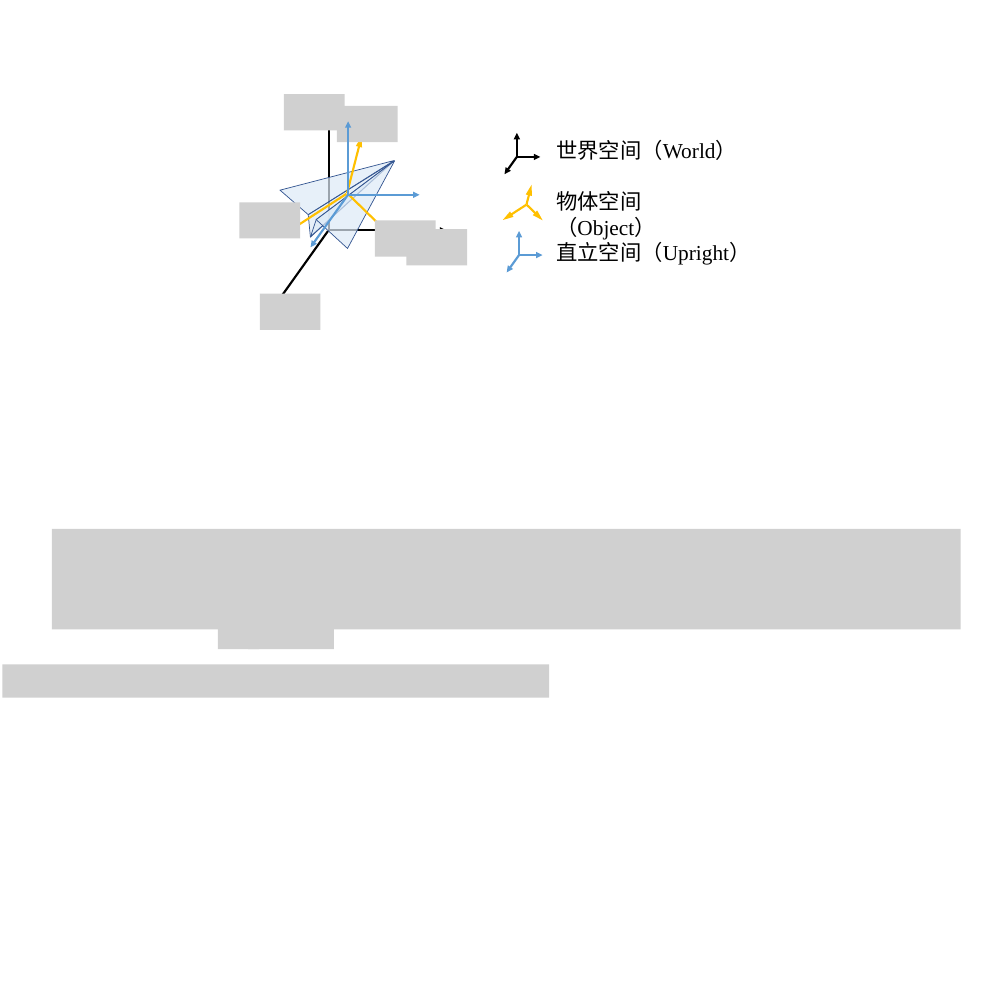
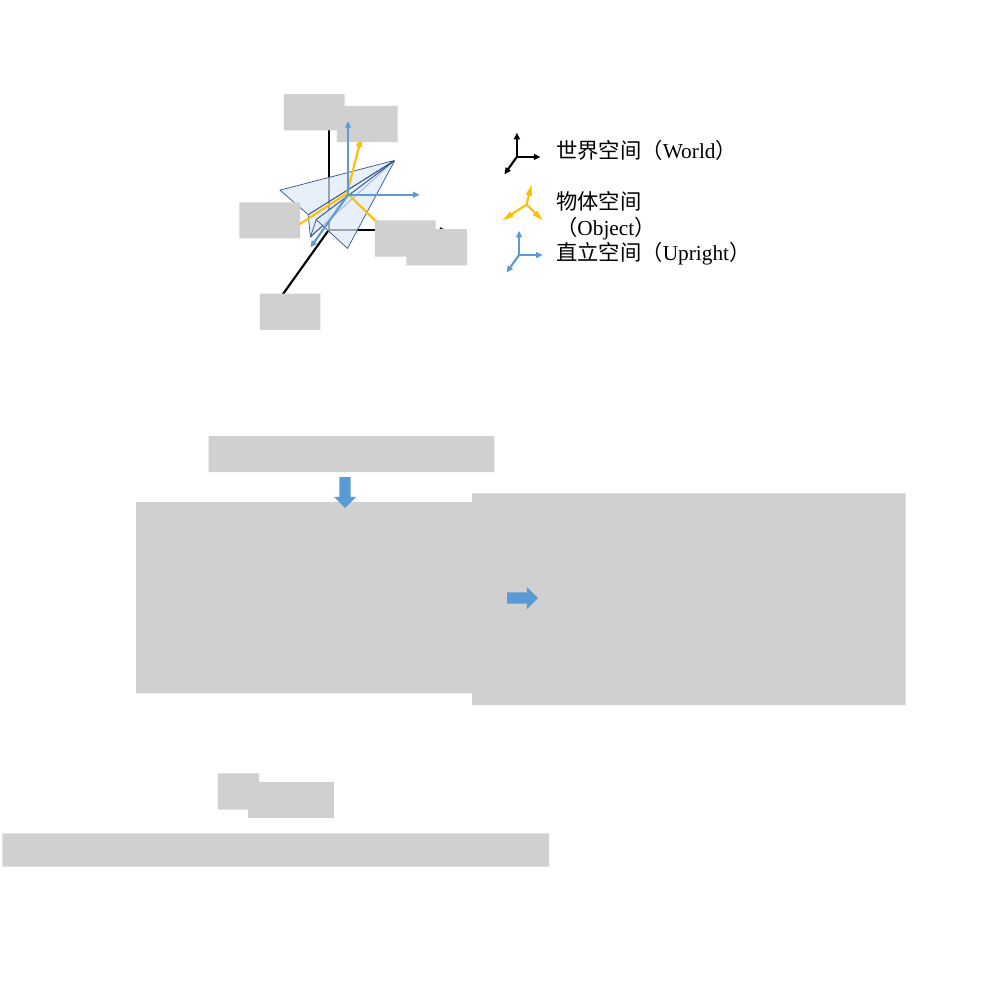
Before and after one commit to ydc258ttbaby/ydc, a slide deck: slide 12 of workfiles/RTR4/绘图.pptx. Drawn at 1008x1008 pixels with LibreOffice and Linux fonts; fonts in the diff are those of the drawing; grey boxes stand for pictures; background and template pictures are left out. Boxes give left, top, right and bottom in pixels: in the first picture for what was removed or moved away, otherwise in the second. Text is boxed around its words. In the diff, an @@ line names an element or a change of style, - is before the commit and + after.

```diff
--- a/workfiles/RTR4/绘图.pptx
+++ b/workfiles/RTR4/绘图.pptx
@@ rectangle: place and size @@
-rectangle at (0,502,1008,735)
+rectangle at (101,427,907,717)
@@ picture added at (209,436,495,473) @@
@@ down arrow added at (334,477,356,508), fill #5B9BD5 @@
@@ picture: place and size @@
-picture at (52,529,960,629)
+picture at (136,502,570,693)
@@ picture added at (472,493,906,704) @@
@@ down arrow added at (507,587,538,609), fill #5B9BD5 @@
@@ picture removed at (248,613,334,649) @@
@@ picture removed at (3,664,549,698) @@
@@ picture: place and size @@
-picture at (218,613,259,649)
+picture at (218,773,259,809)
@@ picture added at (248,782,334,818) @@
@@ picture added at (3,833,549,867) @@
```
Also in this commit, not shown: 3 other slides changed, 4 slides added, 46 other files.
